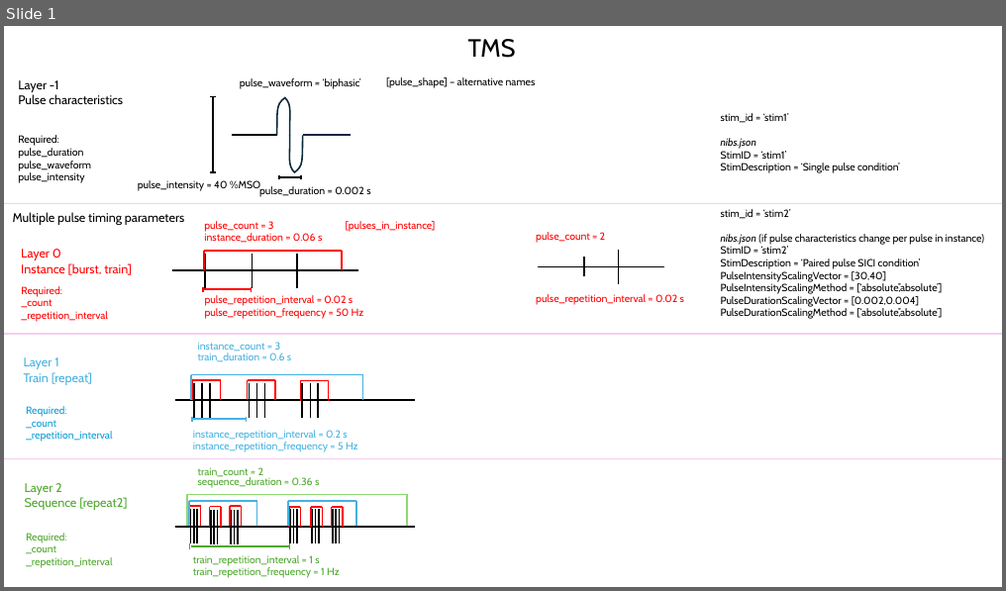
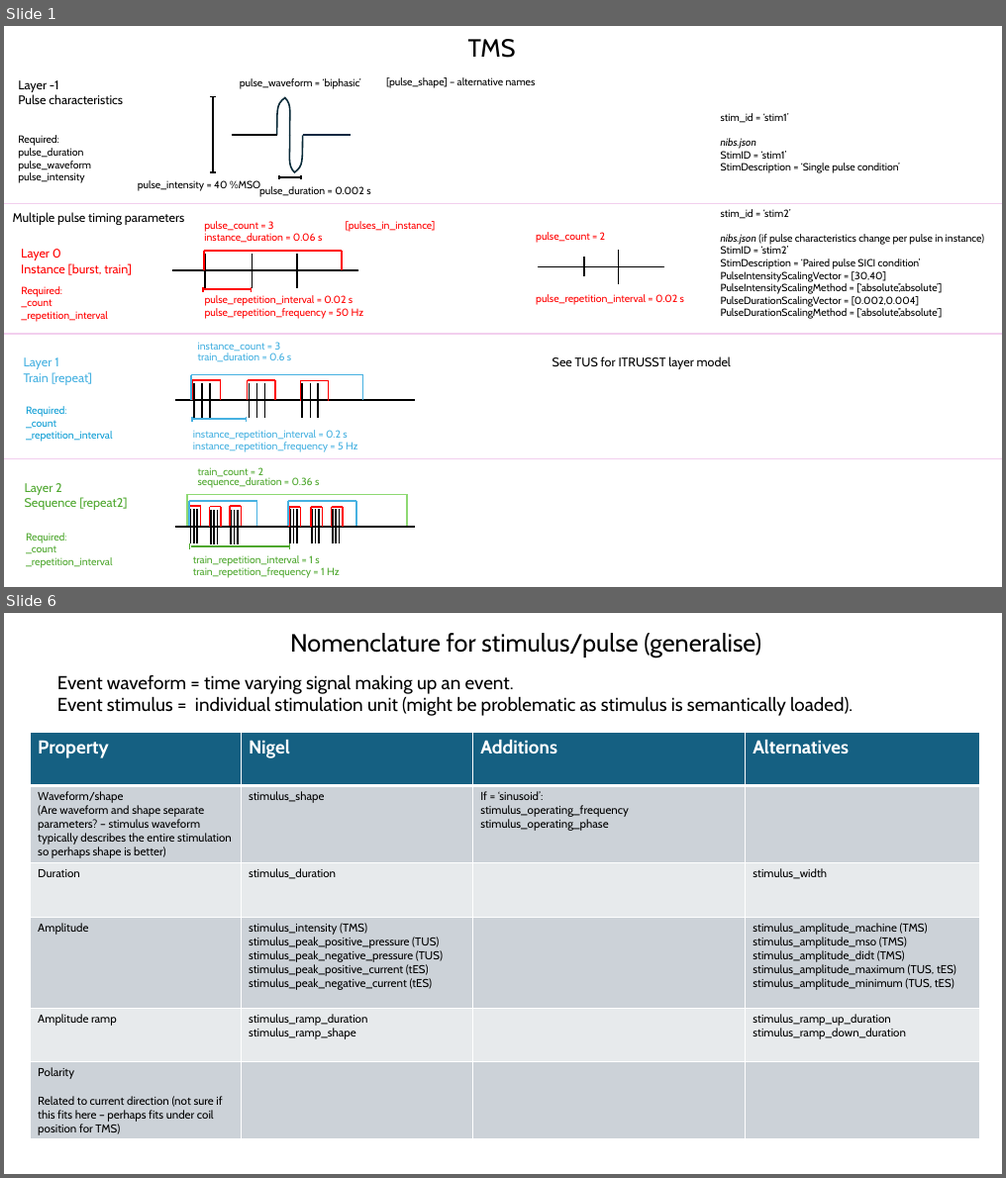
Before and after one commit to nigelrogasch/nibs-bids, a slide deck: parameter-visualisation/parameter_visualisation.pptx. Shown one above the other, each under a label of ours: slide 1 before the commit, slides 1 and 6 after it; the slides between them are not shown. The pictures are 1006x591 and 1006x1178 pixels, drawn with LibreOffice and Linux fonts; fonts in the diff are those of the drawing. Boxes give left, top, right and bottom in pixels: in the first picture for what was removed or moved away, otherwise in the second. Text is boxed around its words. In the diff, an @@ line names an element or a change of style, - is before the commit and + after.

```diff
--- a/parameter-visualisation/parameter_visualisation.pptx
+++ b/parameter-visualisation/parameter_visualisation.pptx
@@ slide 6 added at (4,613,1002,1174), background #FFFFFF @@
@@ text added at (290,633,761,658), 24 pt, text #000000 @@
+Nomenclature for stimulus/pulse (generalise)
@@ text added at (57,674,852,716), 18 pt, text #000000 @@
+Event waveform = time varying signal making up an event.
+Event stimulus = individual stimulation unit (might be problematic as stimulus is semantically loaded).
@@ table added at (30,732,979,1140), 6 rows, 4 columns @@
+Property | Nigel | Additions | Alternatives
+Waveform/shape / (Are waveform and shape separate parameters? – stimulus waveform typically describes the entire stimulation so perhaps shape is better) | stimulus_shape | If = ‘sinusoid’: / stimulus_operating_frequency / stimulus_operating_phase | 
+Duration | stimulus_duration |  | stimulus_width
+Amplitude | stimulus_intensity (TMS) / stimulus_peak_positive_pressure (TUS) / stimulus_peak_negative_pressure (TUS) / stimulus_peak_positive_current (tES) / stimulus_peak_negative_current (tES) |  | stimulus_amplitude_machine (TMS) / stimulus_amplitude_mso (TMS) / stimulus_amplitude_didt (TMS) / stimulus_amplitude_maximum (TUS, tES) / stimulus_amplitude_minimum (TUS, tES)
+Amplitude ramp | stimulus_ramp_duration / stimulus_ramp_shape |  | stimulus_ramp_up_duration / stimulus_ramp_down_duration
+Polarity / Related to current direction (not sure if this fits here – perhaps fits under coil position for TMS) |  |  | 
@@ slide 1 changed as well @@
@@ text added at (552,357,731,370), 12 pt, text #000000 @@
+See TUS for ITRUSST layer model
```
Also in this commit, not shown: 1 other slide changed, 4 other slides added, 2 other files.
